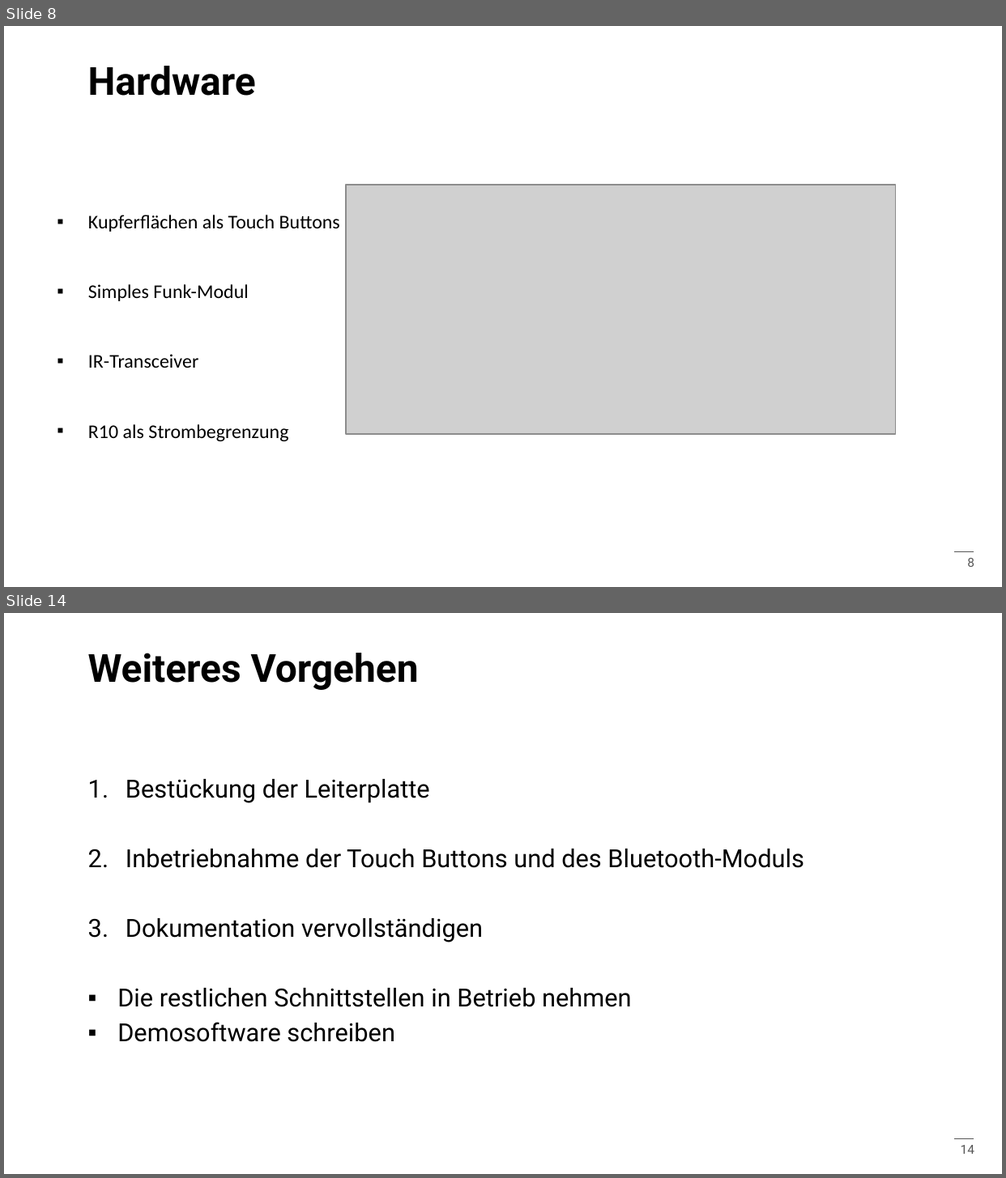
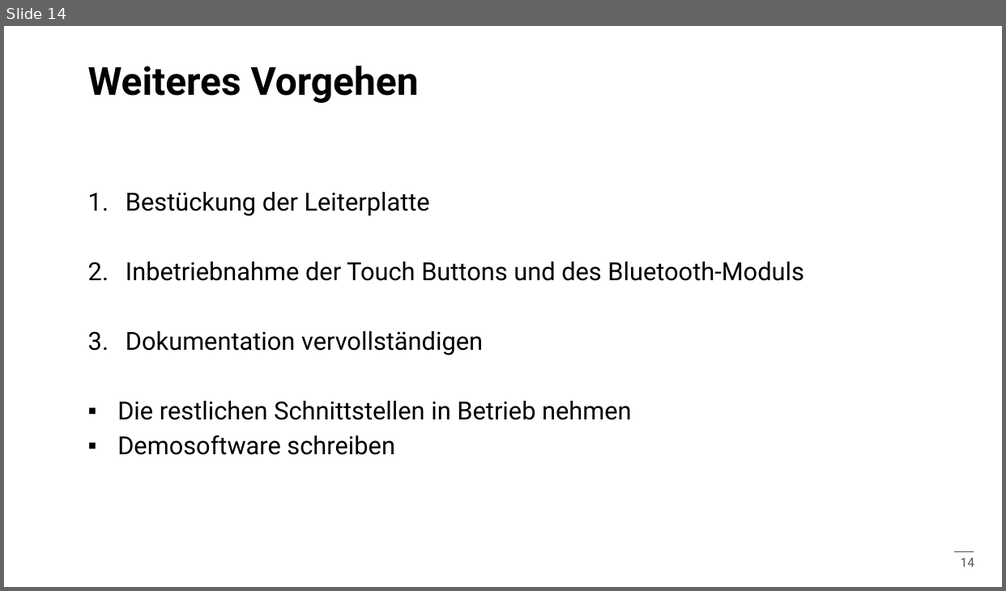
Before and after one commit to ArminWeinmann/Sensor-Board, a slide deck: Präsentation/Präsentation.pptx. Shown one above the other, each under a label of ours: slides 8 and 14 before the commit, slide 14 after it; the slides between them are not shown. The pictures are 1006x1178 and 1006x591 pixels, drawn with LibreOffice and Linux fonts; fonts in the diff are those of the drawing; grey boxes stand for pictures; background and template pictures are left out. Boxes give left, top, right and bottom in pixels: in the first picture for what was removed or moved away, otherwise in the second. Text is boxed around its words. In the diff, an @@ line names an element or a change of style, - is before the commit and + after.

```diff
--- a/Präsentation/Präsentation.pptx
+++ b/Präsentation/Präsentation.pptx
@@ slide 8 removed at (x1=4, y1=26, x2=1002, y2=587), background #FFFFFF; not listed: 2 template elements that a slide beside it also shows @@
@@ title removed at (x1=88, y1=66, x2=256, y2=96) @@
-Hardware
@@ picture removed at (x1=347, y1=185, x2=896, y2=434) @@
@@ text removed at (x1=88, y1=215, x2=340, y2=442) @@
-▪ Kupferflächen als Touch Buttons
-▪ Simples Funk-Modul
-▪ IR-Transceiver
-▪ R10 als Strombegrenzung
```
Also in this commit, not shown: 9 slides changed, 2 slides added, 1 other slide removed.
